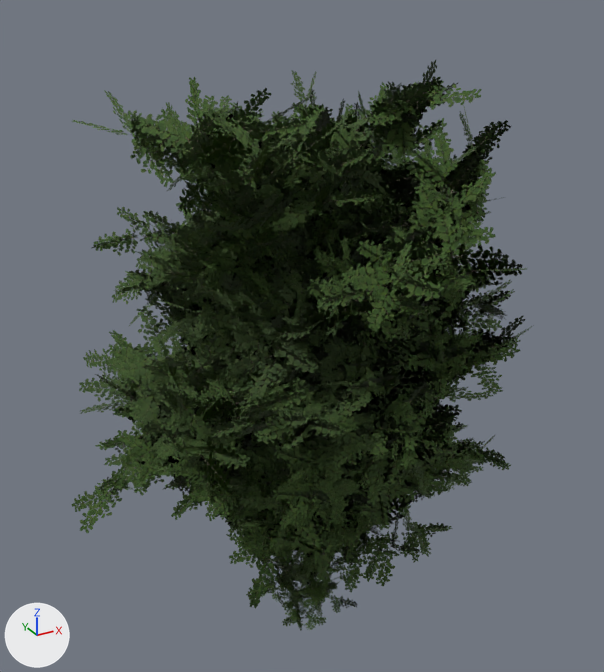
Two versions of the glTF model godot/assets/models/oak_leaf.glb, one commit apart.
Both versions are drawn from a camera (50 mm lens) standing at (-10.3, -18.6, 19.9) and looking at (0.0, 0.0, 10.6). The lights are fixed; the arrows at lower left show +X, +Y and +Z. The older version comes first.

In view in the first picture: 'oak_a', 'oak_b', 'oak_c', 'oak_sap_a'.
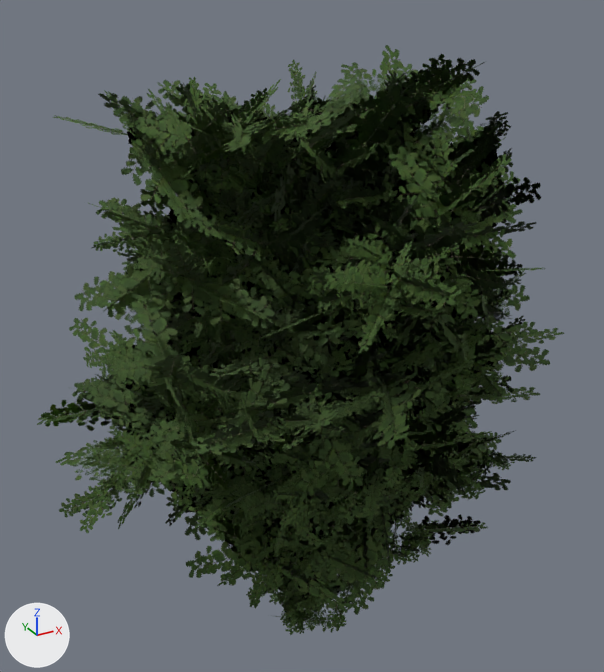
Location of each change, [x1, y1, x2, y2] in pixels of the pictures (604 x 672 px):
'oak_c_l2', added (green): after [56, 45, 541, 586]
'oak_c_l1', added: after [53, 54, 541, 560]
'oak_a_l2', added: after [37, 78, 564, 612]
'oak_a_l1', added (mostly hidden): after [69, 111, 521, 586]
'oak_b_l2', added (mostly hidden): after [149, 222, 488, 617]
'oak_b_l1', added (mostly hidden): after [171, 331, 536, 603]
'oak_sap_a_l2', added: after [269, 559, 350, 635]
'oak_sap_a_l1', added: after [262, 556, 347, 634]

The change, as a diff of the scene's bpy script:
```diff
--- a/godot/assets/models/oak_leaf.glb.py
+++ b/godot/assets/models/oak_leaf.glb.py
@@ me_oak_sap_a_l2_l @@
+me_oak_sap_a_l2_l.from_pydata(...)  # 128 vertices, 64 faces; spans x -1.63..1.99, y -2.86..2.42, z 0.49..3.9
+me_oak_sap_a_l2_l.materials.append(mat_oak_twig)
@@ me_oak_sap_a_l1_l @@
+me_oak_sap_a_l1_l.from_pydata(...)  # 264 vertices, 132 faces; spans x -1.65..2.12, y -2.12..1.73, z 0.52..3.82
+me_oak_sap_a_l1_l.materials.append(mat_oak_twig)
@@ me_oak_c_l2_l @@
+me_oak_c_l2_l.from_pydata(...)  # 2976 vertices, 1488 faces; spans x -7.7..7.4, y -7.1..6.1, z 3.0..18.5
+me_oak_c_l2_l.materials.append(mat_oak_twig)
@@ me_oak_c_l1_l @@
+me_oak_c_l1_l.from_pydata(...)  # 7216 vertices, 3608 faces; spans x -7.56..6.9, y -7.82..6.28, z 3.88..18.37
+me_oak_c_l1_l.materials.append(mat_oak_twig)
@@ me_oak_b_l2_l @@
+me_oak_b_l2_l.from_pydata(...)  # 1392 vertices, 696 faces; spans x -5.0..7.35, y -4.88..5.58, z 1.77..14.66
+me_oak_b_l2_l.materials.append(mat_oak_twig)
@@ me_oak_b_l1_l @@
+me_oak_b_l1_l.from_pydata(...)  # 3616 vertices, 1808 faces; spans x -4.43..7.98, y -4.82..5.54, z 2.28..14.21
+me_oak_b_l1_l.materials.append(mat_oak_twig)
@@ me_oak_a_l2_l @@
+me_oak_a_l2_l.from_pydata(...)  # 2616 vertices, 1308 faces; spans x -7.0..7.1, y -5.8..5.9, z 2.3..17.3
+me_oak_a_l2_l.materials.append(mat_oak_twig)
@@ me_oak_a_l1_l @@
+me_oak_a_l1_l.from_pydata(...)  # 6400 vertices, 3200 faces; spans x -6.36..6.44, y -5.68..6.56, z 3.36..16.75
+me_oak_a_l1_l.materials.append(mat_oak_twig)
@@ ob_oak_sap_a_l2 @@
+ob_oak_sap_a_l2 = bpy.data.objects.new('oak_sap_a_l2', me_oak_sap_a_l2_l)
+ob_oak_sap_a_l2.location = (0.0, 0.0, 0.0)
@@ ob_oak_sap_a_l1 @@
+ob_oak_sap_a_l1 = bpy.data.objects.new('oak_sap_a_l1', me_oak_sap_a_l1_l)
+ob_oak_sap_a_l1.location = (0.0, 0.0, 0.0)
@@ ob_oak_c_l2 @@
+ob_oak_c_l2 = bpy.data.objects.new('oak_c_l2', me_oak_c_l2_l)
+ob_oak_c_l2.location = (0.0, 0.0, 0.0)
@@ ob_oak_c_l1 @@
+ob_oak_c_l1 = bpy.data.objects.new('oak_c_l1', me_oak_c_l1_l)
+ob_oak_c_l1.location = (0.0, 0.0, 0.0)
@@ ob_oak_b_l2 @@
+ob_oak_b_l2 = bpy.data.objects.new('oak_b_l2', me_oak_b_l2_l)
+ob_oak_b_l2.location = (0.0, 0.0, 0.0)
@@ ob_oak_b_l1 @@
+ob_oak_b_l1 = bpy.data.objects.new('oak_b_l1', me_oak_b_l1_l)
+ob_oak_b_l1.location = (0.0, 0.0, 0.0)
@@ ob_oak_a_l2 @@
+ob_oak_a_l2 = bpy.data.objects.new('oak_a_l2', me_oak_a_l2_l)
+ob_oak_a_l2.location = (0.0, 0.0, 0.0)
@@ ob_oak_a_l1 @@
+ob_oak_a_l1 = bpy.data.objects.new('oak_a_l1', me_oak_a_l1_l)
+ob_oak_a_l1.location = (0.0, 0.0, 0.0)
```
